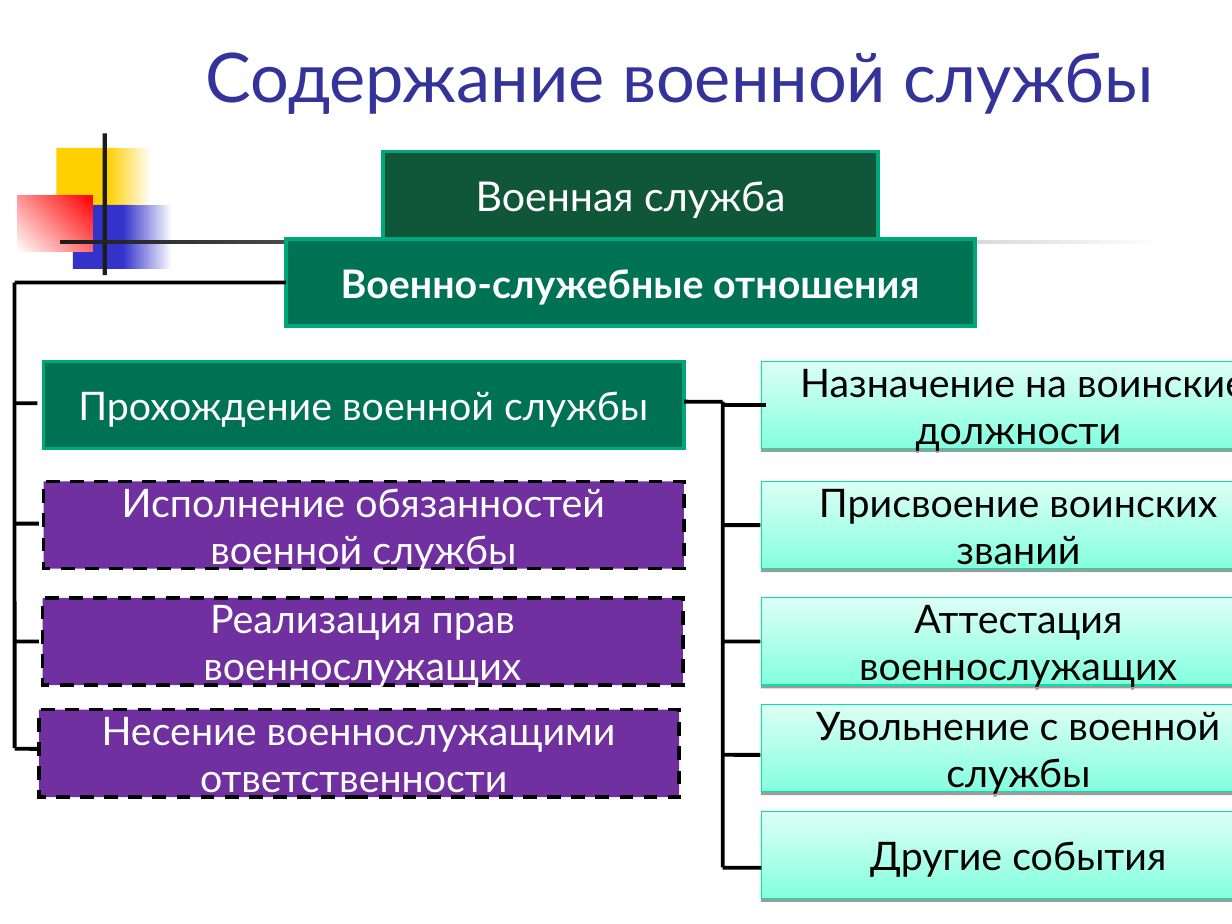
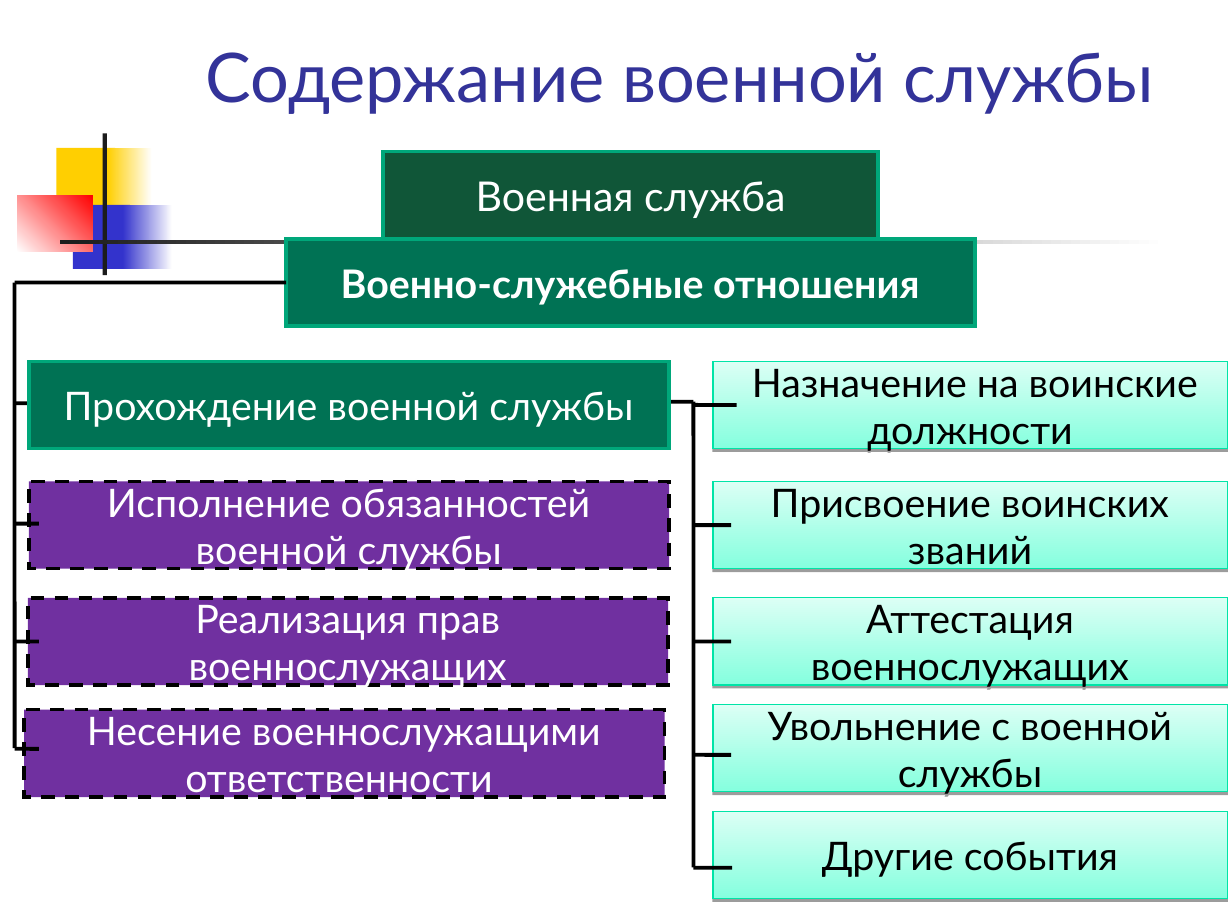
Before and after one commit to shahzod20000901/Storage, a slide deck: slide 11 of Правоведение/Комплект 6.ppt (slide 29 before the commit). Drawn at 1232x924 pixels with LibreOffice and Linux fonts; fonts in the diff are those of the drawing. Boxes give left, top, right and bottom in pixels: in the first picture for what was removed or moved away, otherwise in the second. Text is boxed around its words. In the diff, an @@ line names an element or a change of style, - is before the commit and + after.

```diff
--- a/Правоведение/Комплект 6.ppt
+++ b/Правоведение/Комплект 6.ppt
@@ 4 rectangles: place and size @@
-4 rectangles at box(39, 361, 684, 797)
+4 rectangles at box(25, 361, 669, 797)
@@ 5 rectangles: place and size @@
-5 rectangles at box(761, 361, 1232, 899)
+5 rectangles at box(713, 361, 1227, 899)
@@ 7 lines: place and size @@
-7 lines at box(684, 402, 766, 867)
+7 lines at box(654, 402, 737, 867)
```
Also in this commit, not shown: 4 other slides changed, 5 slides added, 27 slides removed, 5 other files.
